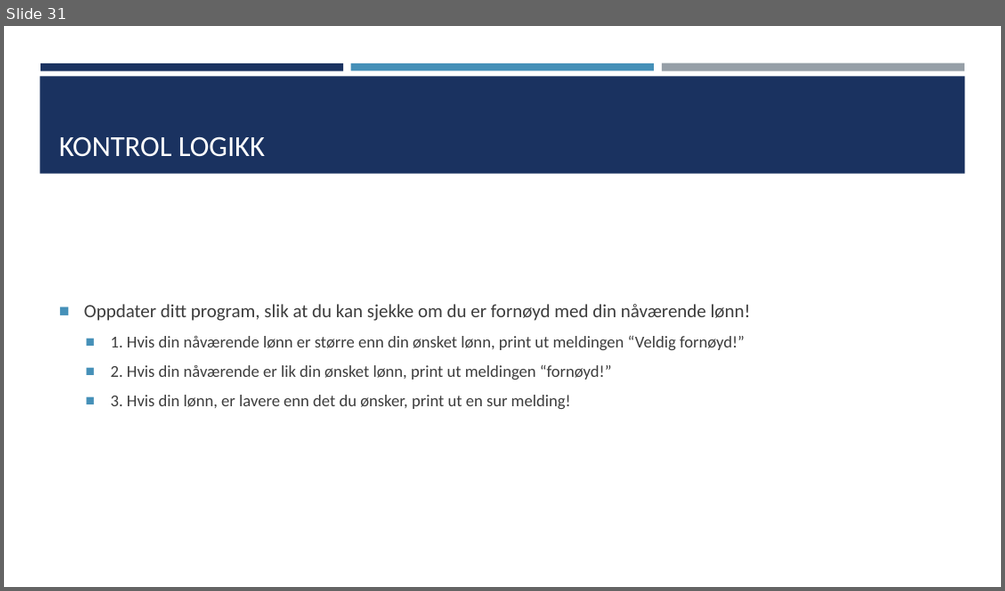
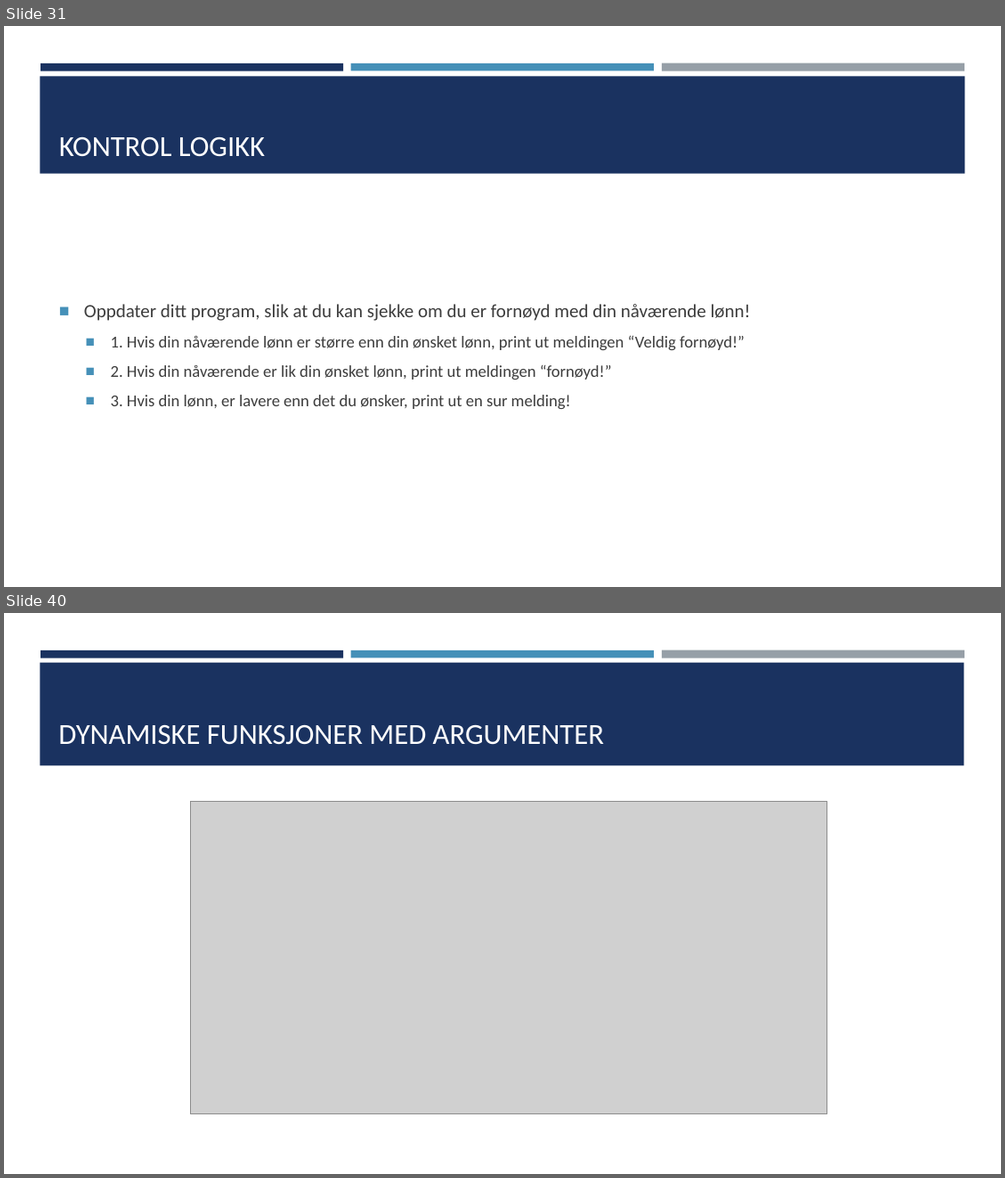
Before and after one commit to TheCodeAddiction/Learn-Python-Workshop, a slide deck: koding workshop powerpoint.pptx. Shown one above the other, each under a label of ours: slide 31 before the commit, slides 31 and 40 after it; the slides between them are not shown. The pictures are 1005x591 and 1005x1178 pixels, drawn with LibreOffice and Linux fonts; fonts in the diff are those of the drawing; grey boxes stand for pictures. Boxes give left, top, right and bottom in pixels: in the first picture for what was removed or moved away, otherwise in the second. Text is boxed around its words. In the diff, an @@ line names an element or a change of style, - is before the commit and + after.

```diff
--- a/koding workshop powerpoint.pptx
+++ b/koding workshop powerpoint.pptx
@@ slide 40 added at [4,613,1001,1174], background #FFFFFF; not listed: 3 template elements that a slide beside it also shows @@
@@ rectangle added at [40,662,964,765], fill #1A3260 @@
@@ title added at [58,724,604,745], 28 pt, text #FFFFFF @@
+DYNAMISKE FUNKSJONER MED ARGUMENTER
@@ picture added at [190,802,826,1114] @@
```
Also in this commit, not shown: 1 slide changed, 11 other slides added, 6 other files.
